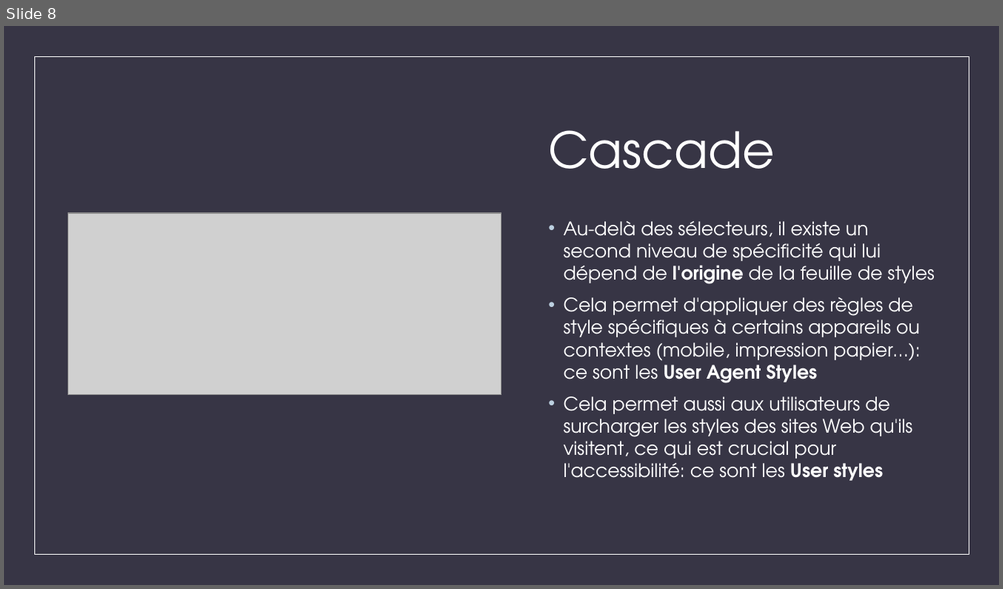
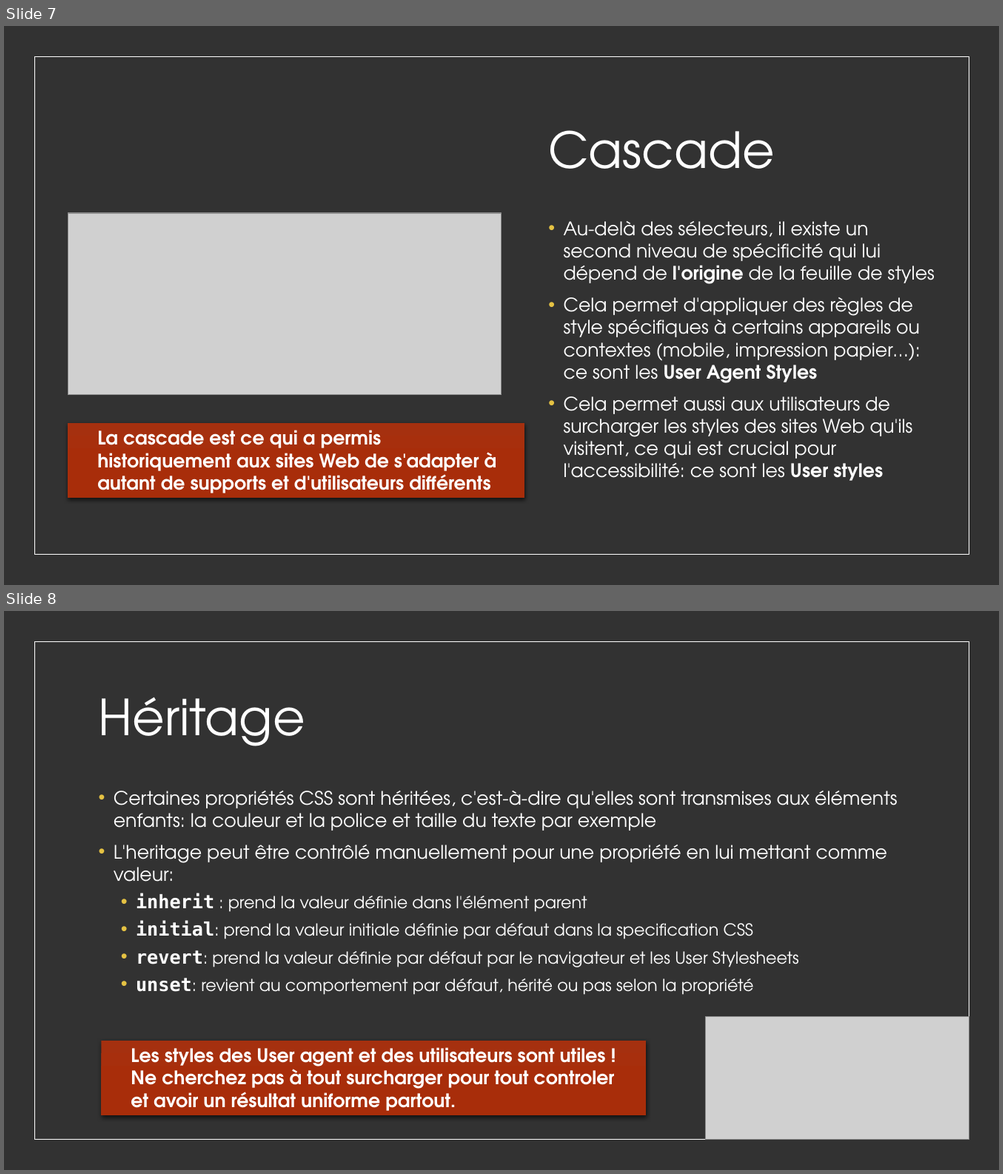
Before and after one commit to worldline/html-css-training, a slide deck: presenter_fr.pptx. Shown one above the other, each under a label of ours: slide 8 before the commit, slides 7 and 8 after it. The pictures are 1003x589 and 1003x1174 pixels, drawn with LibreOffice and Linux fonts; fonts in the diff are those of the drawing; grey boxes stand for pictures. Boxes give left, top, right and bottom in pixels: in the first picture for what was removed or moved away, otherwise in the second. Text is boxed around its words. In the diff, an @@ line names an element or a change of style, - is before the commit and + after.

```diff
--- a/presenter_fr.pptx
+++ b/presenter_fr.pptx
@@ slide 8 added at [4, 611, 999, 1170], background #323232; not listed: 1 template element that a slide beside it also shows @@
@@ title added at [99, 697, 305, 746], 48 pt, text #FFFFFF @@
+Héritage
@@ text added at [114, 791, 896, 995], 18 pt, text #FFFFFF @@
+• Certaines propriétés CSS sont héritées, c'est-à-dire qu'elles sont transmises aux éléments enfants: la couleur et la police et taille du texte par exemple
+• L'heritage peut être contrôlé manuellement pour une propriété en lui mettant comme valeur:
+  • inherit : prend la valeur définie dans l'élément parent
+  • initial: prend la valeur initiale définie par défaut dans la specification CSS
+  • revert: prend la valeur définie par défaut par le navigateur et les User Stylesheets
+  • unset: revient au comportement par défaut, hérité ou pas selon la propriété
@@ picture added at [706, 1017, 969, 1140] @@
@@ rectangle added at [101, 1041, 646, 1116], fill gradient #A5300F to #A82E0B to #A72D0B, 18 pt, text #FFFFFF, bold @@
+  Les styles des User agent et des utilisateurs sont utiles !
+  Ne cherchez pas à tout surcharger pour tout controler
+  et avoir un résultat uniforme partout.
@@ what was slide 8 is now slide 7 @@
@@ slide 7 changed as well @@
@@ background #373545 to #323232 @@
@@ text "Au-delà des sélecteurs, il existe ..." at [563, 221, 934, 481]: bullet colour #BCD0E0 to #E5C243 @@
@@ rectangle added at [68, 423, 525, 498], fill gradient #A5300F to #A82E0B to #A72D0B, 18 pt, text #FFFFFF, bold @@
+  La cascade est ce qui a permis historiquement aux sites Web de s'adapter à autant de supports et d'utilisateurs différents
```
Also in this commit, not shown: 6 other slides changed, 4 other slides added, 1 slide removed, 3 other files.
